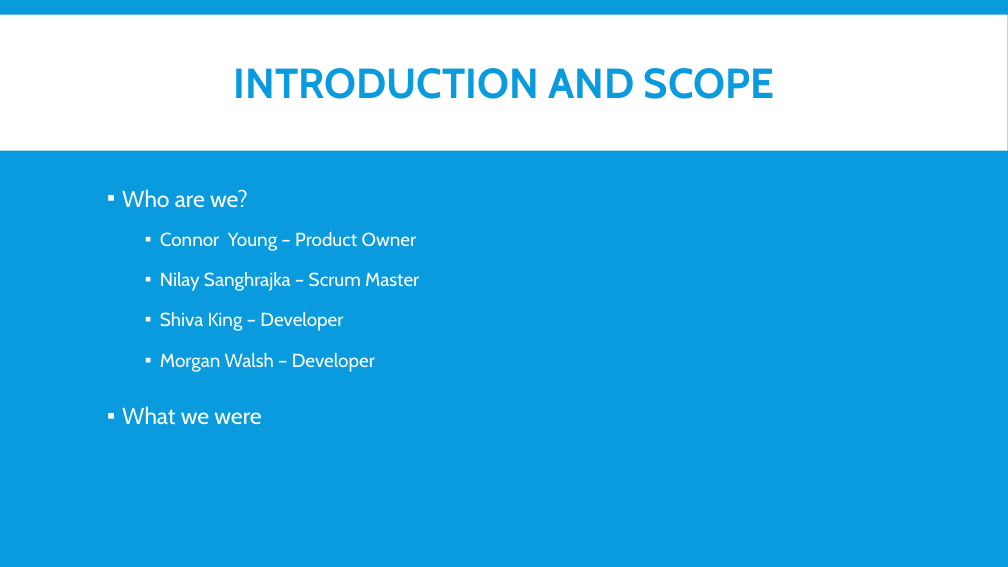
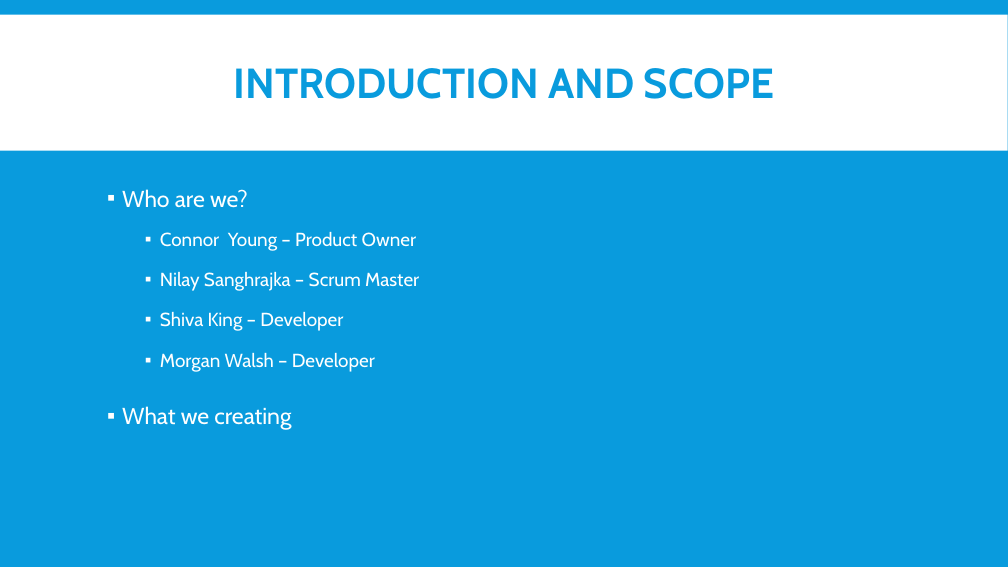
Before and after one commit to CYoung5560/Final_project, a slide deck: slide 2 of GroupCinemaProject.pptx. Drawn at 1008x567 pixels with LibreOffice and Linux fonts; fonts in the diff are those of the drawing. Boxes give left, top, right and bottom in pixels: in the first picture for what was removed or moved away, otherwise in the second. Text is boxed around its words. In the diff, an @@ line names an element or a change of style, - is before the commit and + after.

Commit message:
updated presentation

```diff
--- a/GroupCinemaProject.pptx
+++ b/GroupCinemaProject.pptx
@@ text at (x1=122, y1=406, x2=291, y2=430): text changed @@
-▪ What we were
+▪ What we creating
```
Also in this commit, not shown: 1 other slide changed, 1 slide added, 5 slides removed.
